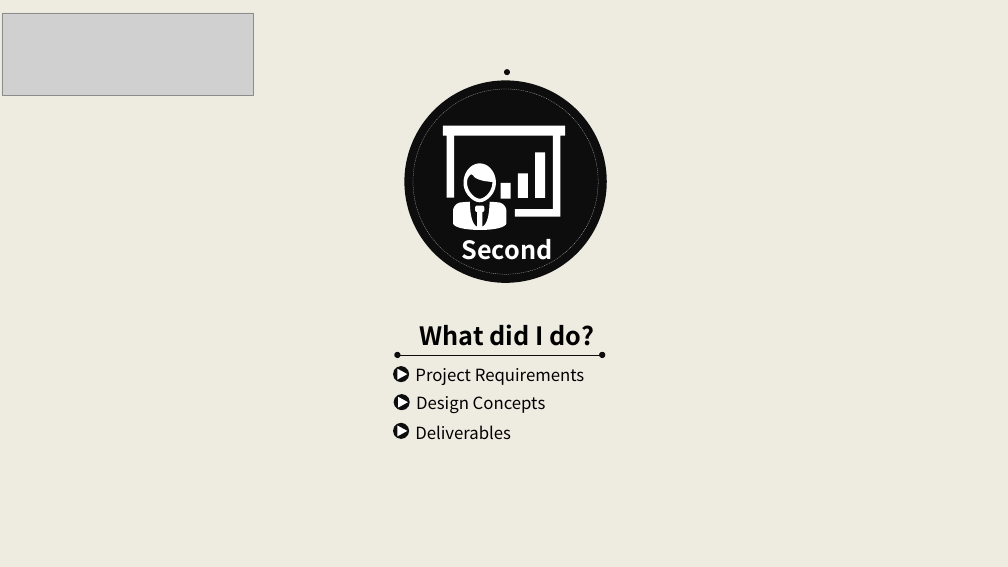
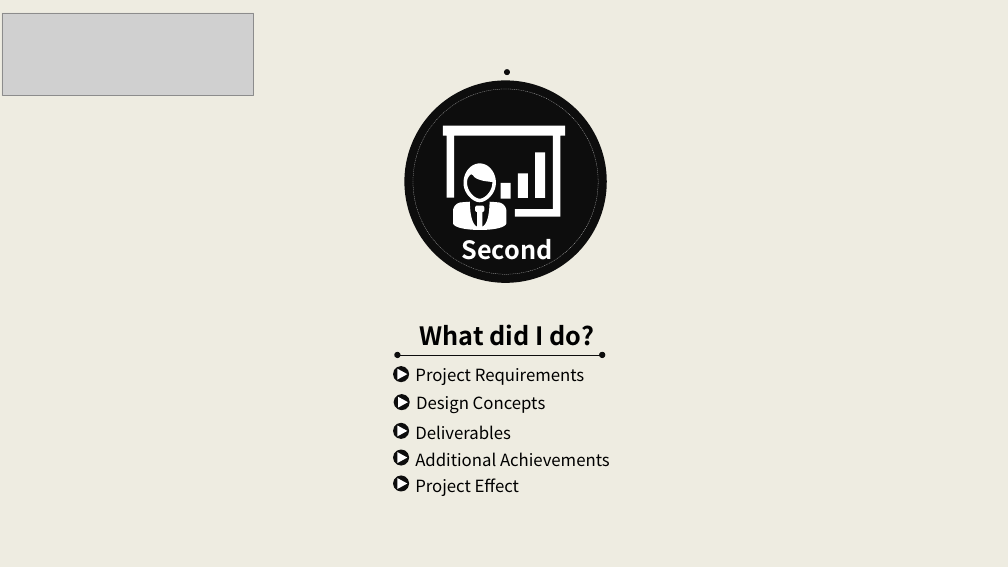
Before and after one commit to HollowMan6/My-Alibaba-Summer-of-Code, a slide deck: slide 5 of 2020-Arthas/Alibaba Summer of Code 2020 - Arthas Final Report.pptx. Drawn at 1008x567 pixels with LibreOffice and Linux fonts; fonts in the diff are those of the drawing; grey boxes stand for pictures. Boxes give left, top, right and bottom in pixels: in the first picture for what was removed or moved away, otherwise in the second. Text is boxed around its words. In the diff, an @@ line names an element or a change of style, - is before the commit and + after.

```diff
--- a/2020-Arthas/Alibaba Summer of Code 2020 - Arthas Final Report.pptx
+++ b/2020-Arthas/Alibaba Summer of Code 2020 - Arthas Final Report.pptx
@@ ellipse added at [394,450,407,464], fill #0D0D0D, outline #0D0D0D 2 pt @@
@@ ellipse added at [394,476,407,490], fill #0D0D0D, outline #0D0D0D 2 pt @@
@@ triangle added at [397,452,407,463], fill #FFFFFF @@
@@ triangle added at [397,478,407,489], fill #FFFFFF @@
@@ text added at [415,452,610,467], 16 pt, text #000000 @@
+  Additional Achievements
@@ text added at [415,478,519,496], 16 pt, text #000000 @@
+  Project Effect
```
Also in this commit, not shown: 3 other slides changed, 2 slides added, 8 other files.
